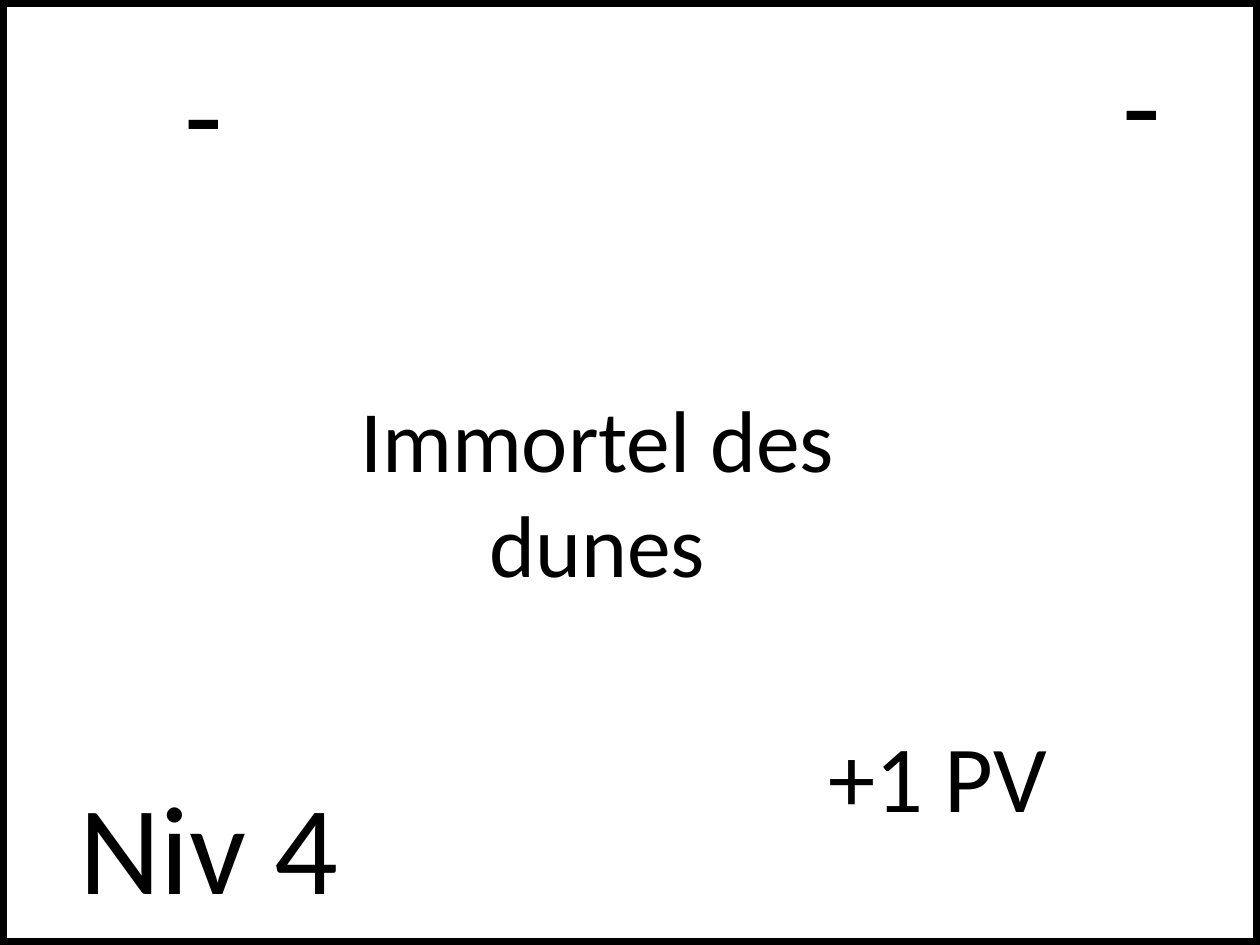
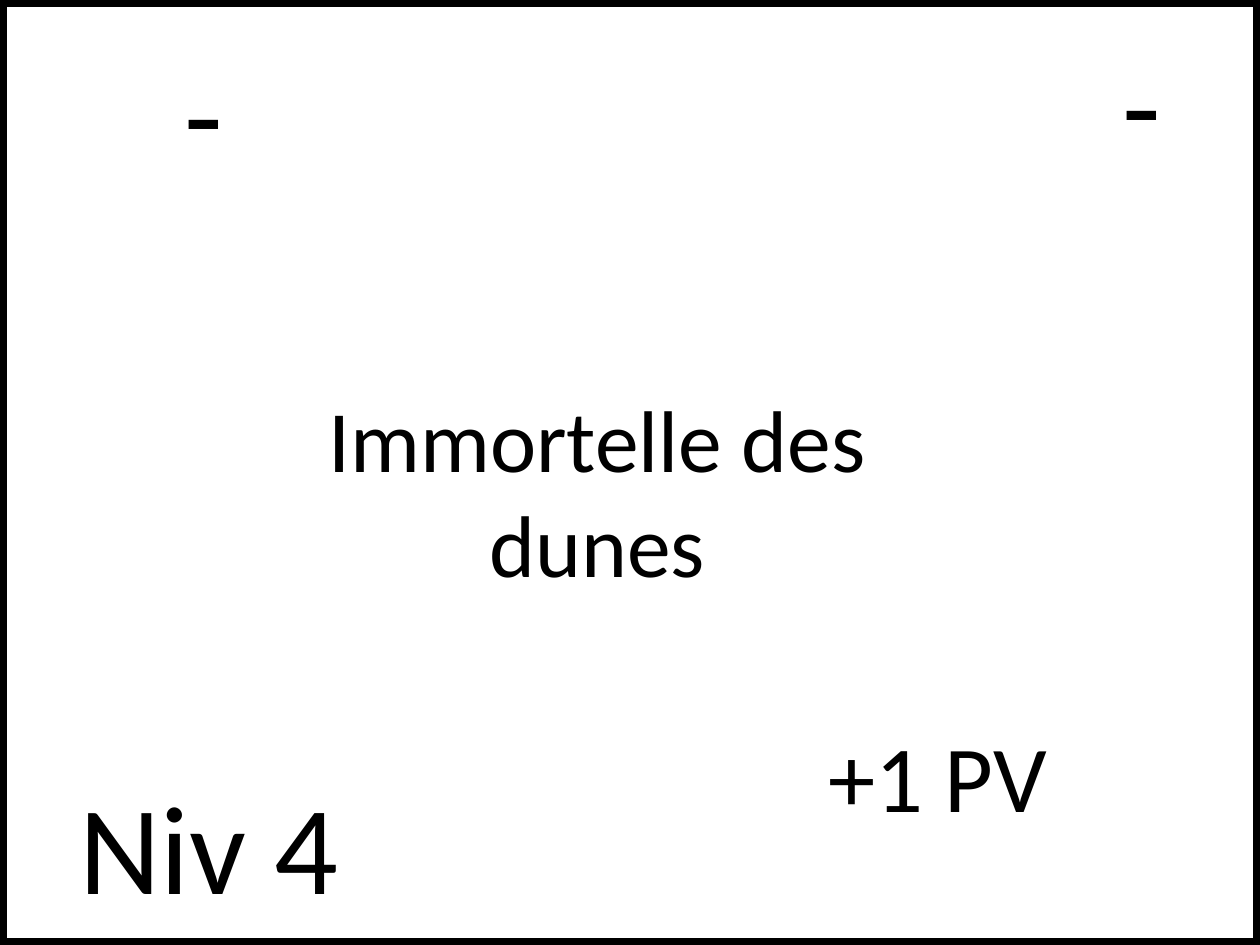
Before and after one commit to NaturalSolutions/SecretOFGaiaOfTheDead, a slide deck: slide 3 of Docs/CartesPerm.pptx. Drawn at 1260x945 pixels with LibreOffice and Linux fonts; fonts in the diff are those of the drawing. Boxes give left, top, right and bottom in pixels: in the first picture for what was removed or moved away, otherwise in the second. Text is boxed around its words. In the diff, an @@ line names an element or a change of style, - is before the commit and + after.

```diff
--- a/Docs/CartesPerm.pptx
+++ b/Docs/CartesPerm.pptx
@@ subtitle at <box>328,411,866,578</box>: text changed @@
-Immortel des dunes
+Immortelle des dunes
```
Also in this commit, not shown: 3 other slides changed, 9 slides added, 5 other files.
